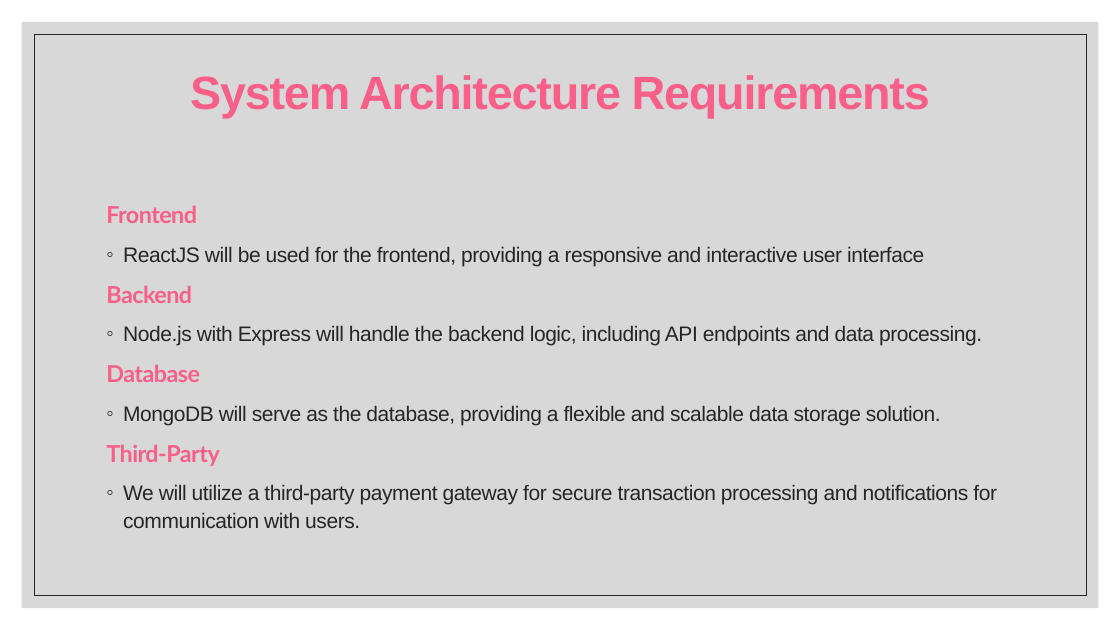
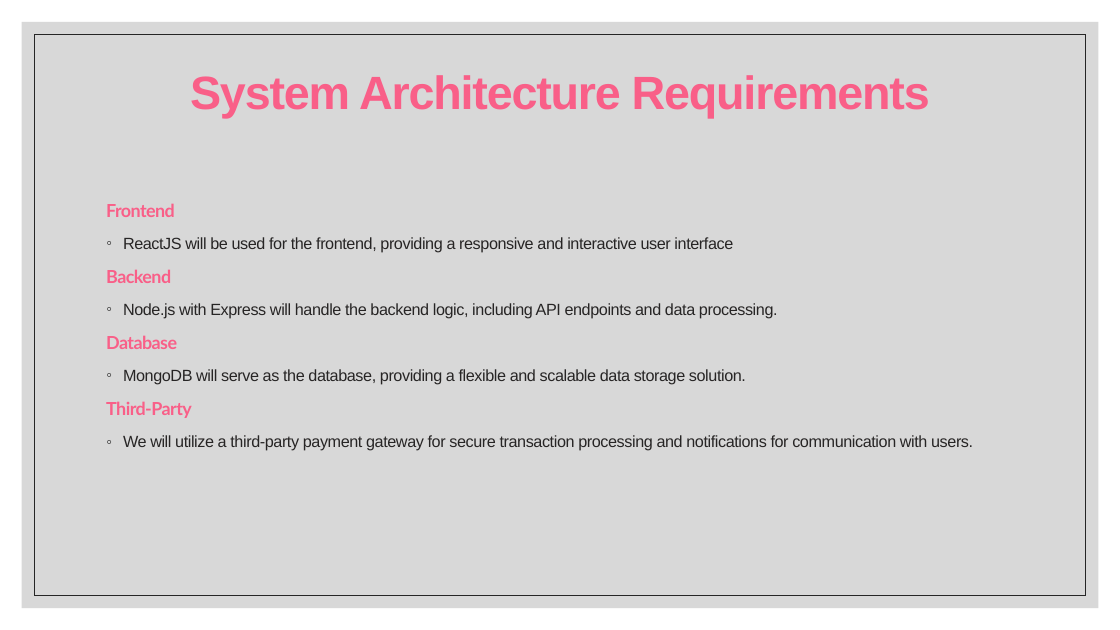
Before and after one commit to ajaykn04/SwiftBuy, a slide deck: slide 13 of The Future of Online Shopping.pptx. Drawn at 1120x630 pixels with LibreOffice and Linux fonts; fonts in the diff are those of the drawing. Boxes give left, top, right and bottom in pixels: in the first picture for what was removed or moved away, otherwise in the second. Text is boxed around its words. In the diff, an @@ line names an element or a change of style, - is before the commit and + after.

```diff
--- a/The Future of Online Shopping.pptx
+++ b/The Future of Online Shopping.pptx
@@ rectangle at (34,34,1086,596): outline #262626 0.5 pt to #262626 0.51 pt @@
@@ text "Frontend" at (106,203,973,451): size 20 to 15.4 pt in "Frontend", "Backend", "Database", "Third-Party"; size 18 to 13.9 pt @@
```
Also in this commit, not shown: 14 other slides changed, 3 slides added, 1 other file.
